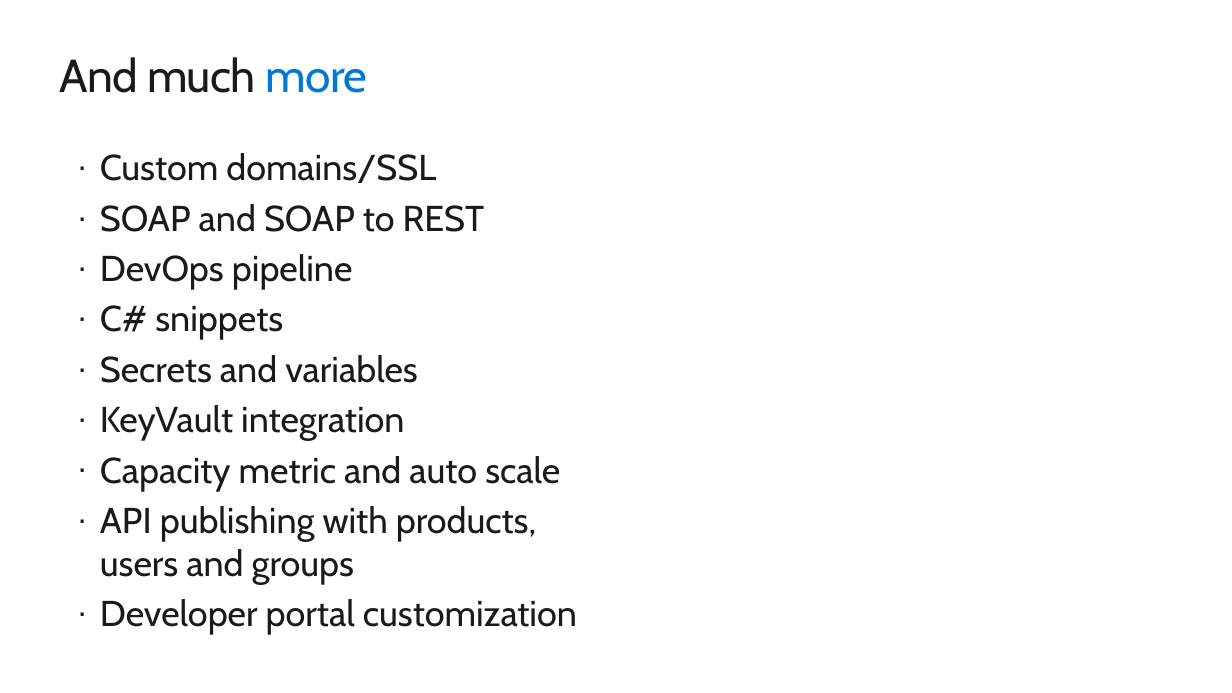
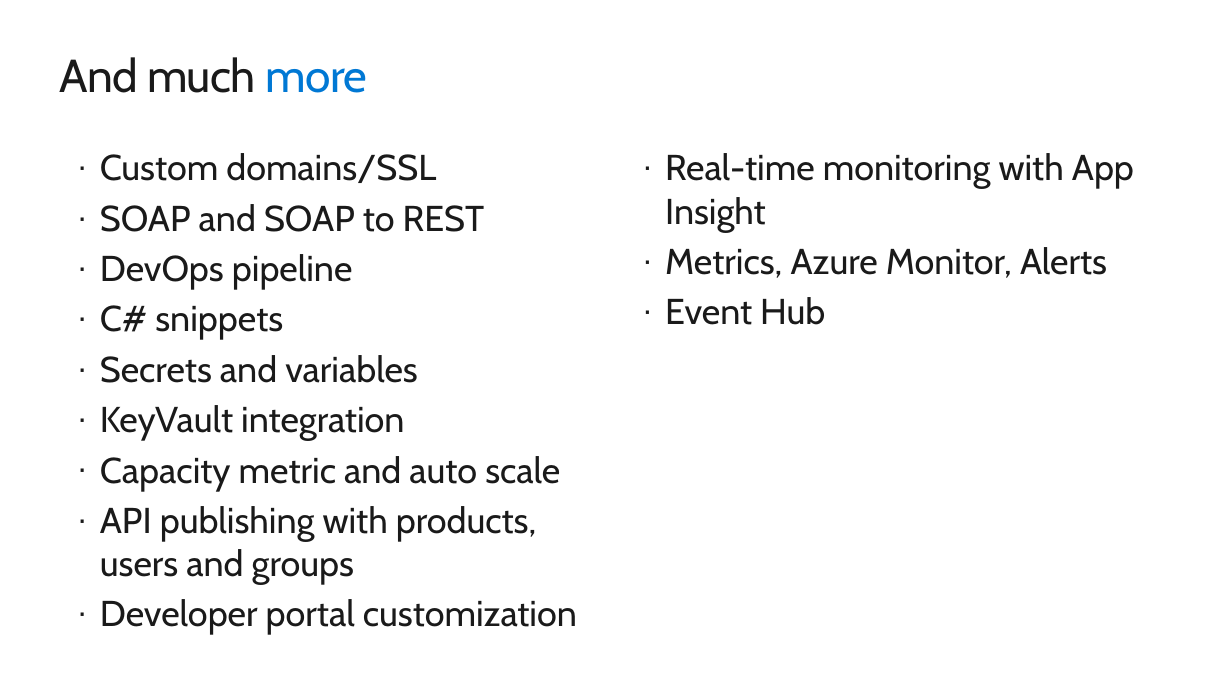
Before and after one commit to rbickel/TDCAPIM, a slide deck: slide 21 of Presentation/TDC19 API Management.pptx (slide 19 before the commit). Drawn at 1232x693 pixels with LibreOffice and Linux fonts; fonts in the diff are those of the drawing; background and template pictures are left out. Boxes give left, top, right and bottom in pixels: in the first picture for what was removed or moved away, otherwise in the second. Text is boxed around its words. In the diff, an @@ line names an element or a change of style, - is before the commit and + after.

```diff
--- a/Presentation/TDC19 API Management.pptx
+++ b/Presentation/TDC19 API Management.pptx
@@ text added at (665,153,1134,325), 28 pt, text #1A1A1A @@
+· Real-time monitoring with App Insight
+· Metrics, Azure Monitor, Alerts
+· Event Hub
```
Also in this commit, not shown: 1 other slide changed, 4 other files.
